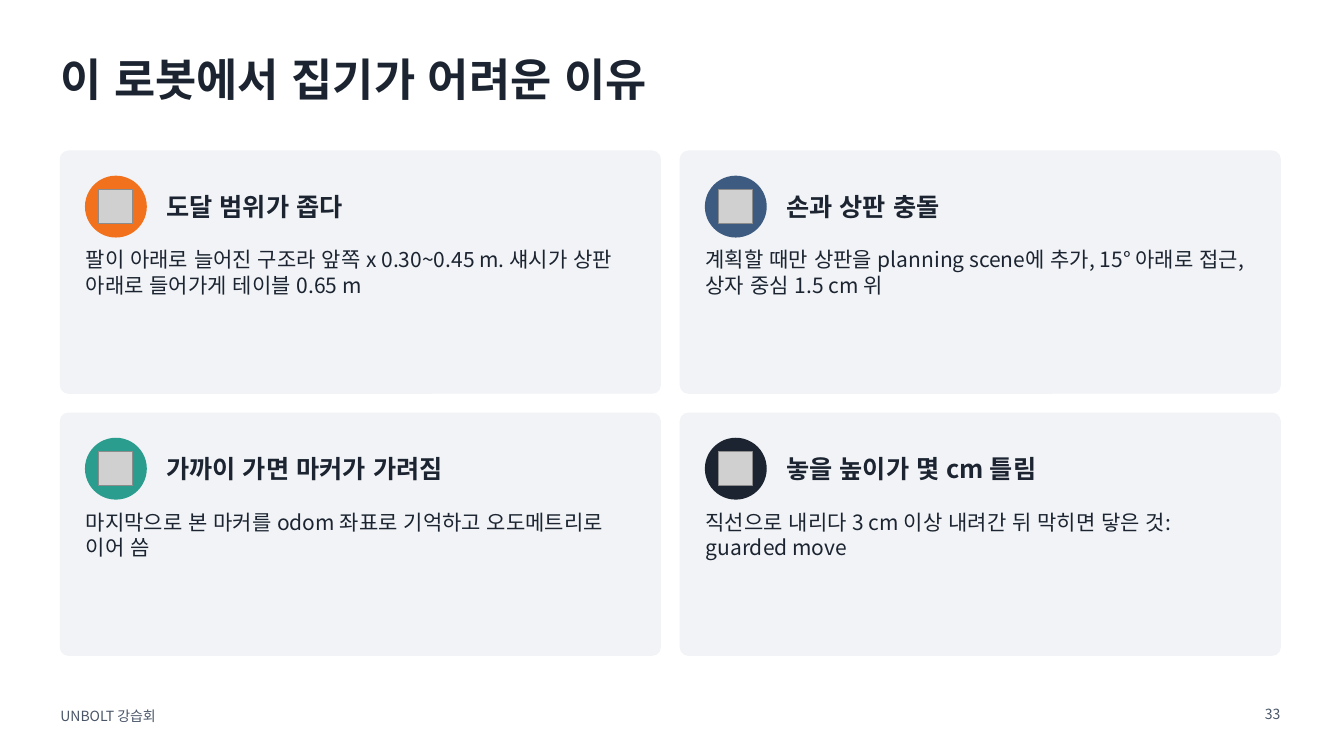
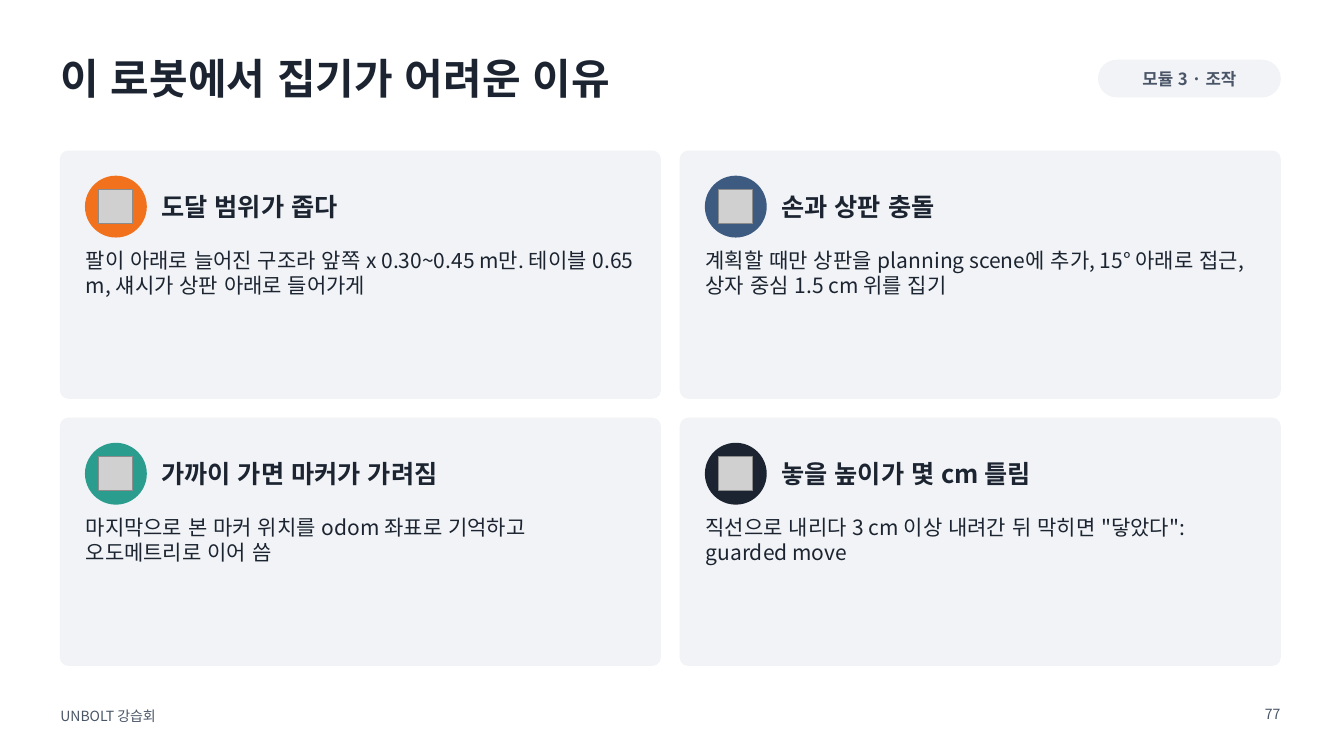
Before and after one commit to sejiny3/AIRLAB, a slide deck: slide 77 of workshop/slides/UNBOLT_workshop.pptx (slide 33 before the commit). Drawn at 1344x756 pixels with LibreOffice and Linux fonts; fonts in the diff are those of the drawing; grey boxes stand for pictures. Boxes give left, top, right and bottom in pixels: in the first picture for what was removed or moved away, otherwise in the second. Text is boxed around its words. In the diff, an @@ line names an element or a change of style, - is before the commit and + after.

```diff
--- a/workshop/slides/UNBOLT_workshop.pptx
+++ b/workshop/slides/UNBOLT_workshop.pptx
@@ title "이 로봇에서 집기가 어려운 이유" at bbox=[60, 58, 610, 98]: size 32 to 30 pt @@
@@ rounded rectangle added at bbox=[1099, 60, 1280, 97], fill #F1F3F6, outline #F1F3F6 1 pt @@
@@ text added at bbox=[1142, 71, 1237, 87], 12 pt, text #4A5668, bold @@
+모듈 3 · 조작
@@ rounded rectangle: place and size @@
-rounded rectangle at bbox=[60, 151, 660, 393]
+rounded rectangle at bbox=[60, 151, 660, 398]
@@ text "도달 범위가 좁다": place and size @@
-text "도달 범위가 좁다" at bbox=[166, 195, 342, 219]
+text "도달 범위가 좁다" at bbox=[161, 195, 337, 219]
@@ rounded rectangle: place and size @@
-rounded rectangle at bbox=[681, 151, 1280, 393]
+rounded rectangle at bbox=[681, 151, 1280, 398]
@@ text "손과 상판 충돌": place and size @@
-text "손과 상판 충돌" at bbox=[786, 195, 939, 219]
+text "손과 상판 충돌" at bbox=[781, 195, 934, 219]
@@ text at bbox=[86, 250, 634, 297]: text changed @@
-팔이 아래로 늘어진 구조라 앞쪽 x 0.30~0.45 m. 섀시가 상판 아래로 들어가게 테이블 0.65 m
+팔이 아래로 늘어진 구조라 앞쪽 x 0.30~0.45 m만. 테이블 0.65 m, 섀시가 상판 아래로 들어가게
@@ text at bbox=[706, 250, 1244, 295]: text changed @@
-계획할 때만 상판을 planning scene에 추가, 15° 아래로 접근, 상자 중심 1.5 cm 위
+계획할 때만 상판을 planning scene에 추가, 15° 아래로 접근, 상자 중심 1.5 cm 위를 집기
@@ rounded rectangle: place and size @@
-rounded rectangle at bbox=[60, 413, 660, 655]
+rounded rectangle at bbox=[60, 418, 660, 665]
@@ rounded rectangle: place and size @@
-rounded rectangle at bbox=[681, 413, 1280, 655]
+rounded rectangle at bbox=[681, 418, 1280, 665]
@@ text "가까이 가면 마커가 가려짐": place and size @@
-text "가까이 가면 마커가 가려짐" at bbox=[166, 457, 443, 481]
+text "가까이 가면 마커가 가려짐" at bbox=[161, 462, 438, 486]
@@ 2 pictures, 2 ellipses: place and size @@
-2 pictures, 2 ellipses at bbox=[86, 439, 766, 499]
+2 pictures, 2 ellipses at bbox=[86, 444, 766, 504]
@@ text "놓을 높이가 몇 cm 틀림": place and size @@
-text "놓을 높이가 몇 cm 틀림" at bbox=[786, 457, 1036, 481]
+text "놓을 높이가 몇 cm 틀림" at bbox=[781, 462, 1031, 486]
@@ text at bbox=[86, 517, 525, 562]: text changed @@
-마지막으로 본 마커를 odom 좌표로 기억하고 오도메트리로 이어 씀
+마지막으로 본 마커 위치를 odom 좌표로 기억하고 오도메트리로 이어 씀
@@ text at bbox=[706, 517, 1185, 565]: text changed @@
-직선으로 내리다 3 cm 이상 내려간 뒤 막히면 닿은 것: guarded move
+직선으로 내리다 3 cm 이상 내려간 뒤 막히면 "닿았다": guarded move
@@ page number at bbox=[1265, 708, 1281, 719]: text changed @@
-33
+77
```
Also in this commit, not shown: 30 other slides changed, 96 slides added, 21 slides removed, 24 other files.
